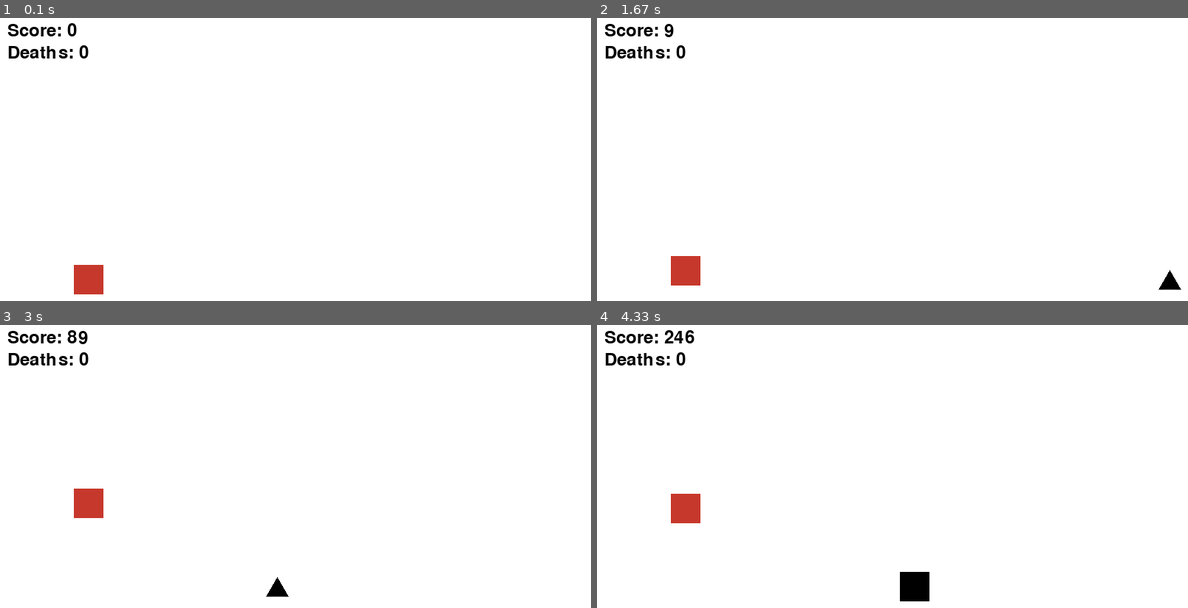
Above: before the commit, frames 1-4 (two rows, left to right).
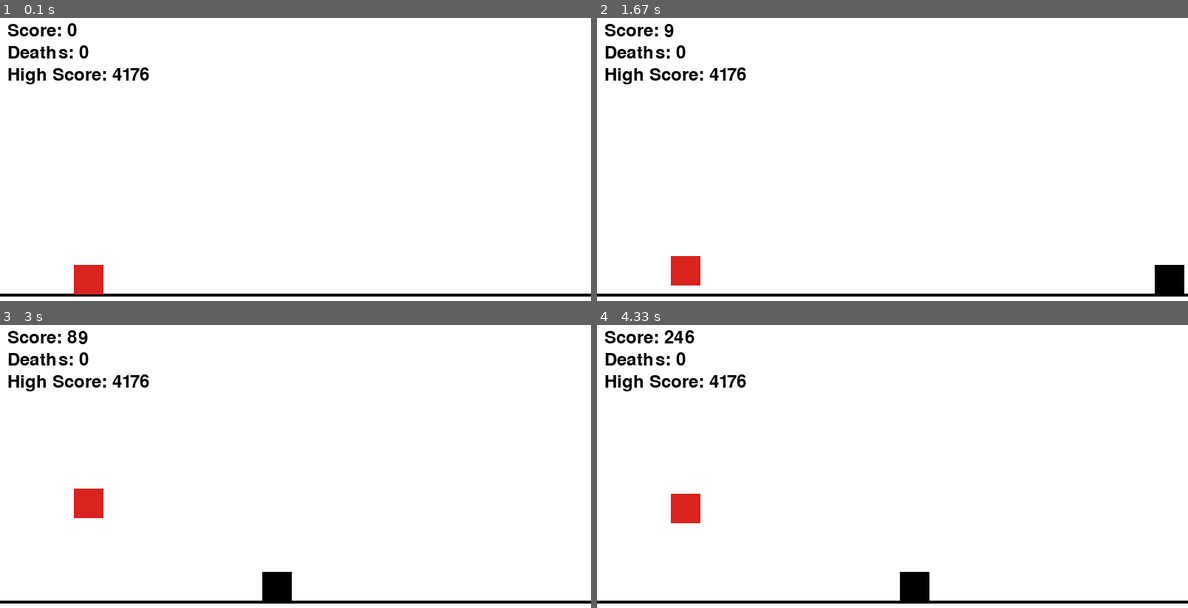
Above: after the commit, the same moments.

Repository: 9h8y649q5w-netizen/Pygame-internal
Game: pygame game, started from Impossible-Dash.py
The game is run twice, just before and just after one commit, with the same random seed, the same clock (stepped at 60 frames per second) and the same inputs.
Inputs:
- Up to frame 1 (0.1 s): no input
- Up to frame 2 (1.67 s): tap Space at 0.33, 0.73, 1.03, 1.23, 1.57 s
- Up to frame 3 (3 s): tap Space at 1.87, 2.07, 2.37, 2.63 s
- Up to frame 4 (4.33 s): tap Space at 3.4, 3.8, 4.1 s

The runs differ from the first frame. In frame 1, 1.6% of the frame differs, in the area x 0-100%, y 17-99%; in frame 2, 2.0%; in frame 3, 2.0%; in frame 4, 1.6%.

Commit message:
added a High score and started to make levels and make it more faster.

Diff:
--- a/Impossible-Dash.py
+++ b/Impossible-Dash.py
@@ -16,9 +16,39 @@
 import pygame
 import random
 import sys
-
-# Initialize
+import json
+import os
+
+# Initialize Pygame
 pygame.init()
+
+"""this definds a function that loads and saves your high score when you die or quit the game."""
+
+def load_high_scores():
+    """Load existing high scores from file, or return an empty list."""
+    if not os.path.exists(HIGH_SCORE_FILE):
+        return []
+    with open(HIGH_SCORE_FILE, "r") as file:
+        return json.load(file)
+def save_high_scores(high_scores):
+    """Save high scores to file."""
+    with open(HIGH_SCORE_FILE, "w") as file:
+        json.dump(high_scores, file, indent= 2)
+def add_score(new_score):
+    """Add a new score, keep top 10 only."""
+    high_scores = load_high_scores()
+    high_scores.append(new_score)
+    # Sort from highest to lowest
+    high_scores.sort(reverse=True)
+    high_scores = high_scores[:MAX_SCORES]
+    save_high_scores(high_scores)
+    return high_scores
+def show_high_scores():
+    """Display the current high scores."""
+    high_scores = load_high_scores()
+    print("\n=== HIGH SCORES ===")
+    for i, score in enumerate(high_scores, start= 1):
+        print(f"{i}. {score}")
 
 # Screen
 WIDTH, HEIGHT = 800, 400
@@ -28,13 +58,27 @@
 clock = pygame.time.Clock()
 font = pygame.font.SysFont(None, 36)
 
+HIGH_SCORE_LIST = []
+
 # Colors
 WHITE = (255, 255, 255)
 BLACK = (0, 0, 0)
 
+# Ground
+GROUND_HEIGHT = 20
+GROUND_Y = HEIGHT - GROUND_HEIGHT
+
 # Gravity
 GRAVITY = 0.6
 
+
+"""this difinds a class that will help us create levels."""
+class LevelItem:
+    def __init__(self, length = 1, speed = 1, obstacle = None, height = 1):
+        self.length = length
+        self.speed = speed
+        self.obstacle = obstacle
+        self.height = height
 
 # =====================
 # Player Class
@@ -46,9 +90,9 @@
 class Player:
     def __init__(self):
         self.x = 100
-        self.y = HEIGHT - 60
         self.width = 40
         self.height = 40
+        self.y = GROUND_Y - self.height
         self.image = pygame.transform.scale(pygame.image.load("assets/Character.png"), (self.width, self.height))
         self.vel_y = 0
         self.on_ground = True
@@ -63,8 +107,8 @@
         self.y += self.vel_y
 
         # Ground collision
-        if self.y >= HEIGHT - 60:
-            self.y = HEIGHT - 60
+        if self.y >= GROUND_Y - self.height:
+            self.y = GROUND_Y - self.height
             self.vel_y = 0
             self.on_ground = True
 
@@ -86,10 +130,14 @@
         self.width = 40
         self.height = 40
         self.x = WIDTH
-        self.y = HEIGHT - self.height - 20
+        self.y = GROUND_Y - self.height
         self.image = pygame.transform.scale(pygame.image.load("assets/Object.png"), (self.width, self.height))
         self.speed = 5
 
+    def reset(self):
+        self.x = WIDTH
+       # self.y = GROUND_Y - self.height
+
     def update(self):
         self.x -= self.speed
 
@@ -105,13 +153,28 @@
 """this definds an kill object which if the player tuches it the user will die."""
 
 class KillObject(Obstacle):
-     def __init__(self):
-        super().__init__()  # get everything from Obstacle
+    def __init__(self):
+        super().__init__()
+
         self.type = "KillObject"
-        self.image = pygame.transform.scale(pygame.image.load("assets/KillObject.png"), (self.width, self.height))
-
-
-"""this definds a function to cheek if the player is on top of the object and if it isn't it will kill the user. """
+
+         # Load image with correct size
+        self.image = pygame.transform.scale(
+            pygame.image.load("assets/KillObject.png"),
+            (self.width, self.height)
+        )
+
+       # Set size FIRST
+        self.width = 40
+        self.height = 30
+
+        # FORCE correct ground alignment
+        self.y = GROUND_Y - self.height - 10
+
+
+
+
+"""this definds a function to checks if the player is on top of the object and if it isn't it will kill the user. """
 
 def is_landing_on_top(player, obstacle):
     player_rect = player.get_rect()
@@ -129,25 +192,50 @@
 
     return horizontal and landing
 
+
+
+HIGH_SCORE_FILE = "highscores.json"
+MAX_SCORES = 10
+
 # =====================
 # Game Loop
 # =====================
 def main():
     player = Player()
     obstacles = []
+
+    level = []
+    level.append(LevelItem(1, 1,Obstacle, 1))
+    level.append(LevelItem(1, 1,Obstacle, 1))
+    level.append(LevelItem(1, 1,Obstacle, 1))
+    level.append(LevelItem(1, 1,KillObject, 1))
+    level.append(LevelItem(1, 1,Obstacle, 1))
+    level.append(LevelItem(1, 1,Obstacle, 1))
+    level.append(LevelItem(1, 1,Obstacle, 1))
+    level.append(LevelItem(1, 1,KillObject, 1))
+    level.append(LevelItem(1, 1,KillObject, 1))
+
+    high_scores = load_high_scores()
 
     spawn_timer = 0
     score = 0
     deaths = 0
     running = True
 
+    current_timer = 90
+
+    level_index = 0
+
     while running:
+
         clock.tick(60)
         screen.fill(WHITE)
 
         # Events
         for event in pygame.event.get():
             if event.type == pygame.QUIT:
+                # Save high score even if the user quits the game
+                save_high_scores(high_scores)
                 pygame.quit()
                 sys.exit()
 
@@ -157,20 +245,30 @@
 
         # Spawn obstacles
         spawn_timer += 1
-        if spawn_timer > 90:
-            if random.randint(1, 3) == 1:  # 1 in 3 chance to spawn a kill object
-                obstacles.append(KillObject())
-            else:
-                obstacles.append(Obstacle())
+
+        if spawn_timer > current_timer:
+
+# Reset level index if we reach the end of the level list
+            if level_index == len(level):
+                level_index = 0
+                current_timer -= 10  # Increase difficulty by reducing spawn time
+                if current_timer < 10:  # Prevent timer from going too low
+                    current_timer = 10
+
+            obstacle = level[level_index].obstacle()  # Create obstacle based on current level item
+            obstacle.reset()  # Reset obstacle position
+            obstacles.append(obstacle)  # Spawn obstacle from lev
+
+            level_index += 1
             spawn_timer = 0
-
 
         # Update player
         player.update()
 
         # Update obstacles
         for obstacle in obstacles:
-            obstacle.update()
+           if (obstacle is not None):
+                obstacle.update()
 
         # Remove off-screen obstacles
         obstacles = [o for o in obstacles if not o.off_screen()]
@@ -178,6 +276,9 @@
         # Collision detection
         player_rect = player.get_rect()
         for obstacle in obstacles:
+
+            # Update score
+            score += 1
 
             if is_landing_on_top(player, obstacle) and obstacle.type == "Platform":
                 # Snap player to top of obstacle
@@ -190,11 +291,20 @@
                     deaths += 1
                     player = Player()
                     obstacles.clear()
+
+                    level_index = 0
+                    current_timer = 90
+
+                    # Update high scores
+                    high_scores = add_score(score)
+                    save_high_scores(high_scores)
+
                     score = 0
                     break
 
-            # Update score
-            score += 1
+
+        # Draw floor line
+        pygame.draw.line(screen, BLACK, (0, GROUND_Y), (WIDTH, GROUND_Y), 4)
 
         # Draw everything
         player.draw(screen)
@@ -202,13 +312,14 @@
             obstacle.draw(screen)
 
 
-
         # UI text
         score_text = font.render(f"Score: {score}", True, BLACK)
         death_text = font.render(f"Deaths: {deaths}", True, BLACK)
+        save_high_scores_text = font.render(f"High Score: {high_scores[0] if high_scores else 0}", True, BLACK)
 
         screen.blit(score_text, (10, 10))
         screen.blit(death_text, (10, 40))
+        screen.blit(save_high_scores_text, (10, 70))
 
         pygame.display.update()
 
--- a/Player.py
+++ /dev/null
@@ -1,125 +0,0 @@
-import os
-import math
-import pygame
-
-class Player:
-    def __init__(self, x, y, speed=6, jump_strength=17):
-        self.x = x
-        self.y = y
-        self.vx = 0
-        self.vy = 0
-        self.speed = speed
-        self.jump_strength = jump_strength
-        self.is_on_ground = False
-        self.rotation = 0
-        self.target_rotation = 0
-        self.is_rotating = False
-
-        # Try to load an image from assets, otherwise use a placeholder rect
-        self.image_path = os.path.join(os.path.dirname(__file__), "assets", "Character.png")
-        try:
-            self.raw_image = pygame.image.load(self.image_path).convert_alpha()
-            self.raw_image = pygame.transform.scale(self.raw_image, (64, 64))
-        except Exception:
-            self.raw_image = pygame.Surface((64, 64), pygame.SRCALPHA)
-            pygame.draw.polygon(self.raw_image, (0, 200, 255), [(32, 0), (64, 64), (0, 64)])
-
-        self.image = self.raw_image
-        self.rect = self.image.get_rect(topleft=(self.x, self.y))
-
-    def handle_input(self):
-        keys = pygame.key.get_pressed()
-        self.vx = 0
-
-        # Disable horizontal movement for A/D and Left/Right arrow keys.
-        # This ensures pressing those keys does not move the player.
-        if keys[pygame.K_LEFT] or keys[pygame.K_a] or keys[pygame.K_RIGHT] or keys[pygame.K_d]:
-            self.vx = 0
-
-        # Jump is controlled in main event loop on KEYDOWN to avoid repeated jumping while holding.
-
-    def jump(self):
-        if self.is_on_ground:
-            self.vy = -self.jump_strength
-            self.is_on_ground = False
-            # Begin a single 90° rotation for this jump.
-            self.target_rotation = (self.rotation + 90) % 360
-            self.is_rotating = True
-
-    def apply_gravity(self):
-        gravity = 0.9
-        self.vy += gravity
-        if self.vy > 25:
-            self.vy = 25
-
-    def update(self, platforms):
-        self.handle_input()
-        self.apply_gravity()
-
-        self.x += self.vx
-        self.rect.x = round(self.x)
-
-        # Horizontal collisions
-        for platform in platforms:
-            if self.rect.colliderect(platform):
-                if self.vx > 0:
-                    self.rect.right = platform.left
-                elif self.vx < 0:
-                    self.rect.left = platform.right
-                self.x = self.rect.x
-
-        self.y += self.vy
-        self.rect.y = round(self.y)
-
-        # Vertical collisions and ground check
-        self.is_on_ground = False
-        for platform in platforms:
-            if self.rect.colliderect(platform):
-                if self.vy > 0:
-                    self.rect.bottom = platform.top
-                    self.y = self.rect.y
-                    self.vy = 0
-                    self.is_on_ground = True
-                elif self.vy < 0:
-                    self.rect.top = platform.bottom
-                    self.y = self.rect.y
-                    self.vy = 0
-
-        # Rotate while airborne for animation: one jump = one 90° rotation.
-        if self.is_rotating:
-            # Slower spin per tick.
-            step = 3
-            diff = (self.target_rotation - self.rotation) % 360
-            if diff == 0:
-                self.is_rotating = False
-            else:
-                if diff <= step or diff >= 360 - step:
-                    self.rotation = self.target_rotation
-                    self.is_rotating = False
-                else:
-                    self.rotation = (self.rotation + step) % 360
-
-        # Keep player in screen bounds
-        SCREEN_W, SCREEN_H = 1280, 720
-        if self.rect.left < 0:
-            self.rect.left = 0
-            self.x = self.rect.x
-        if self.rect.right > SCREEN_W:
-            self.rect.right = SCREEN_W
-            self.x = self.rect.x
-        if self.rect.top < 0:
-            self.rect.top = 0
-            self.y = self.rect.y
-            self.vy = 0
-
-    def draw(self, surface):
-        rotated_image = pygame.transform.rotate(self.raw_image, -self.rotation)
-        draw_rect = rotated_image.get_rect(center=self.rect.center)
-        surface.blit(rotated_image, draw_rect)
-
-        # Orientation debug line (red): helps confirm 90° rotation visually.
-        angle_rad = math.radians(self.rotation)
-        line_length = 32
-        end_x = draw_rect.centerx + math.cos(angle_rad) * line_length
-        end_y = draw_rect.centery + math.sin(angle_rad) * line_length
-        pygame.draw.line(surface, (255, 0, 0), draw_rect.center, (end_x, end_y), 3)
--- /dev/null
+++ b/highscores.json
@@ -0,0 +1,12 @@
+[
+  4176,
+  3605,
+  2627,
+  2467,
+  2373,
+  2221,
+  1967,
+  1477,
+  1431,
+  1376
+]
Binary file changed: assets/Character.png
Binary file changed: assets/KillObject.png
Binary file changed: assets/Object.png
Not shown, changed: .DS_Store
